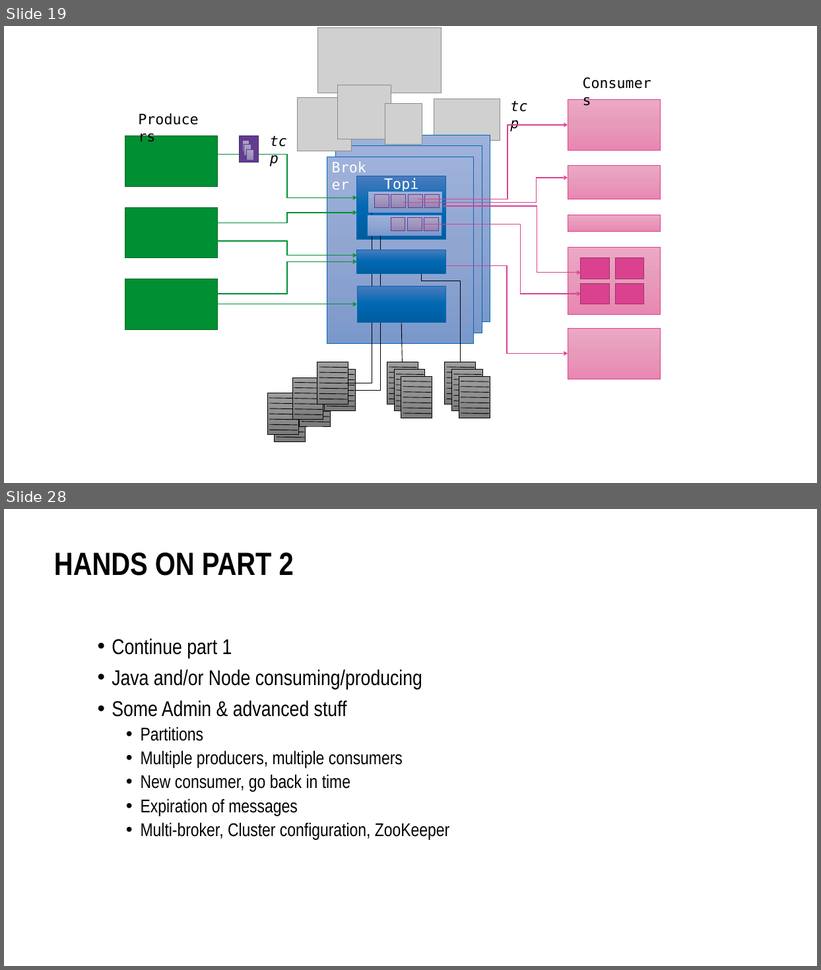
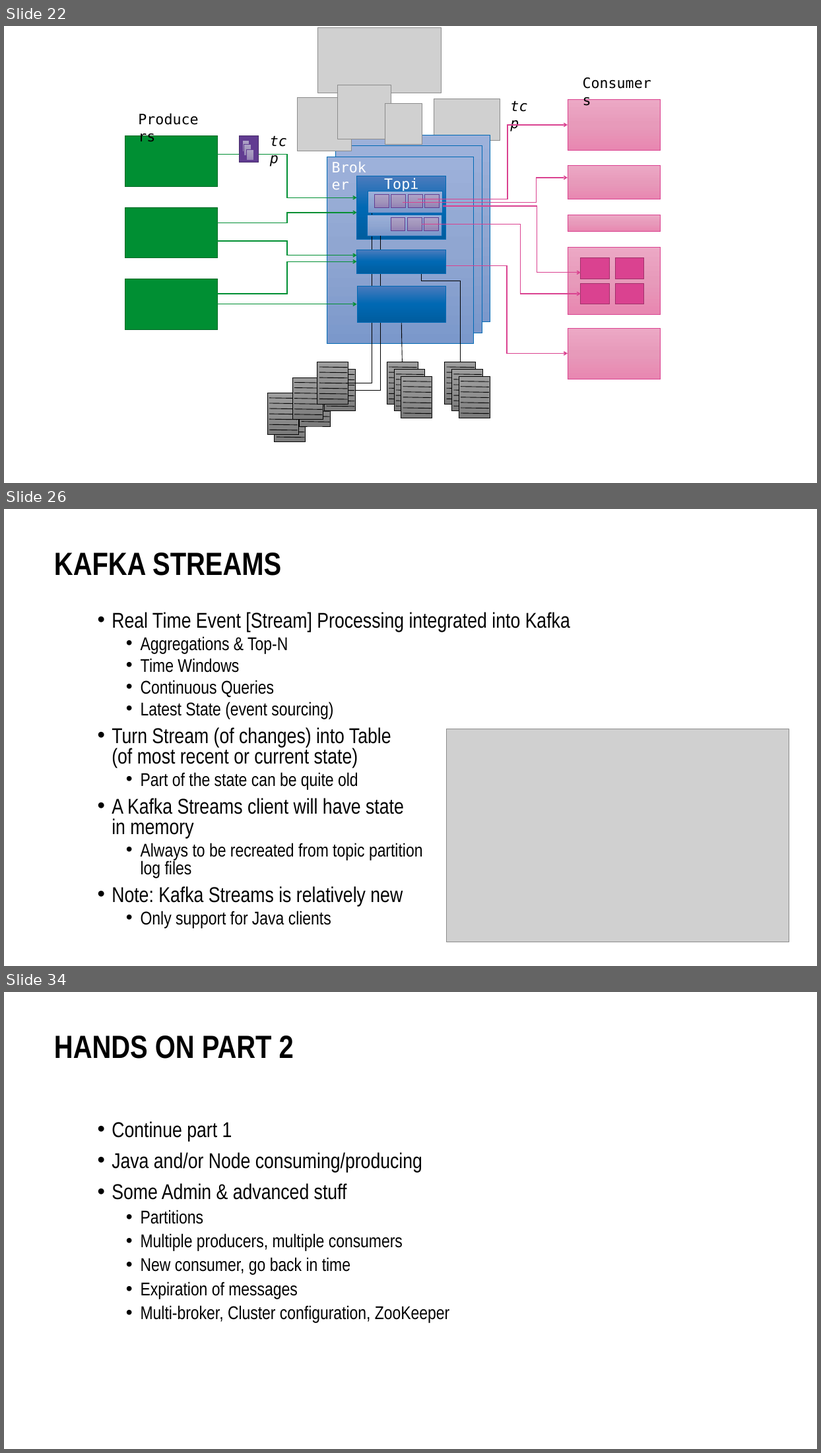
Before and after one commit to MaartenSmeets/kafka-workshop, a slide deck: Kafka_SIG_09feb2017.pptx. Shown one above the other, each under a label of ours: slides 19 and 28 before the commit, slides 22, 26 and 34 after it; the slides between them are not shown. The pictures are 821x970 and 821x1453 pixels, drawn with LibreOffice and Linux fonts; fonts in the diff are those of the drawing; grey boxes stand for pictures; background and template pictures are left out. Boxes give left, top, right and bottom in pixels: in the first picture for what was removed or moved away, otherwise in the second. Text is boxed around its words. In the diff, an @@ line names an element or a change of style, - is before the commit and + after.

Commit message:
Adding slides on under the hood details (consuming, producing, partitioning, cluster). ecosystem - connect, streams, confluent
Still TODO:
some architecture

```diff
--- a/Kafka_SIG_09feb2017.pptx
+++ b/Kafka_SIG_09feb2017.pptx
@@ slide 26 added at <box>4,509,817,966</box>, background #FFFFFF @@
@@ title added at <box>54,553,281,576</box>, 54 pt, text #000000, bold @@
+KAFKA STREAMS
@@ text added at <box>112,612,570,929</box>, 36 pt, text #000000 @@
+• Real Time Event [Stream] Processing integrated into Kafka
+  • Aggregations & Top-N
+  • Time Windows
+  • Continuous Queries
+  • Latest State (event sourcing)
+• Turn Stream (of changes) into Table
+  (of most recent or current state)
+  • Part of the state can be quite old
+• A Kafka Streams client will have state
+  in memory
+  • Always to be recreated from topic partition
+    log files
+• Note: Kafka Streams is relatively new
+  • Only support for Java clients
@@ picture added at <box>447,729,789,942</box> @@
@@ what was slide 19 is now slide 22 @@
@@ what was slide 28 is now slide 34 @@
```
Also in this commit, not shown: 7 slides changed, 8 other slides added, 3 slides removed.
